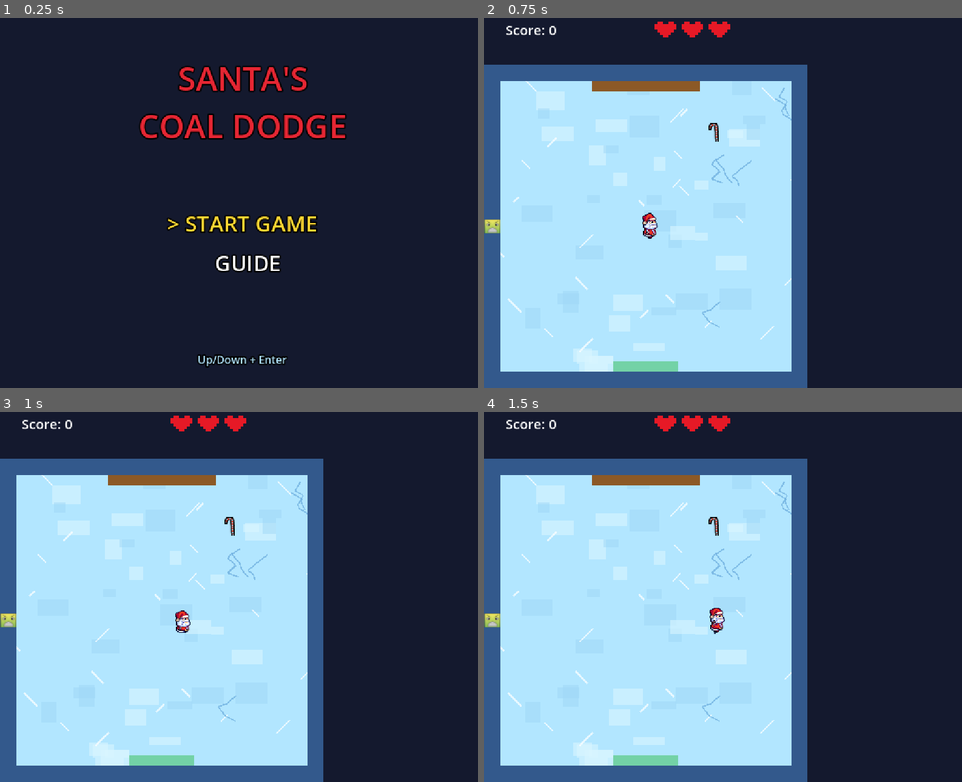
Above: before the commit, frames 1-4 (two rows, left to right).
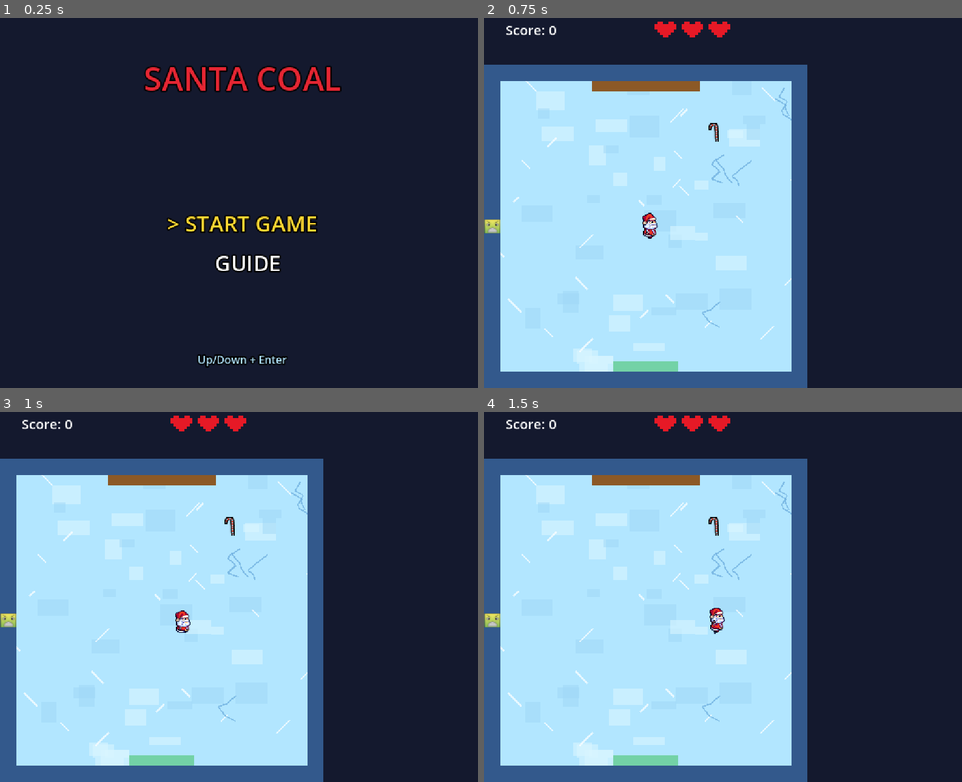
Above: after the commit, the same moments.

Repository: FredrikSundt-Hansen/game-jam-2026
Game: Godot game, scene res://menu.tscn
Two runs of this game, one before a commit and one after it. Both use one fixed random seed, a clock stepped at 60 frames per second and the inputs below.
Inputs:
- Up to frame 1 (0.25 s): no input
- Up to frame 2 (0.75 s): tap Enter (ui_accept) at 0.5 s; hold Right (ui_right) from 0.53 s (still down); tap Keypad Enter at 0.6 s
- Up to frame 3 (1 s): keep holding Right (ui_right); tap Enter (ui_accept) at 0.77 s
- Up to frame 4 (1.5 s): release Right (ui_right) at 1.28 s; hold Down (ui_down) from 1.28 s (still down); tap Space at 1.35 s

The runs differ from the first frame. In frame 1, 3.7% of the frame differs, in the area x 29-73%, y 13-33%; in frame 2, nothing differs; in frame 3, nothing differs; in frame 4, nothing differs.

Commit message:
Rename game to Santa Coal and strike through checked wish list items
Co-authored-by: Copilot <223556219+Copilot@users.noreply.github.com>

Diff:
--- a/menu.gd
+++ b/menu.gd
@@ -41,7 +41,7 @@
 	bg.color = Color(0.08, 0.1, 0.18)
 	bg.set_anchors_preset(Control.PRESET_FULL_RECT)
 	add_child(bg)
-	title = _make_label("SANTA'S\nCOAL DODGE", 36, Vector2(0, 50), Color(0.9, 0.15, 0.2))
+	title = _make_label("SANTA COAL", 36, Vector2(0, 50), Color(0.9, 0.15, 0.2))
 	for i in options.size():
 		option_labels.append(_make_label("", 24, Vector2(0, 220 + i * 44), Color.WHITE))
 	hint = _make_label("Up/Down + Enter", 12, Vector2(0, 380), Color(0.7, 0.9, 1))
--- a/project.godot
+++ b/project.godot
@@ -10,7 +10,7 @@
 
 [application]
 
-config/name="GameJamProsjekt"
+config/name="Santa Coal"
 run/main_scene="res://menu.tscn"
 config/features=PackedStringArray("4.7", "GL Compatibility")
 config/icon="res://icon.svg"
--- a/wish_list.gd
+++ b/wish_list.gd
@@ -29,13 +29,20 @@
 func mark_random_done() -> void:
 	var open_items: Array[Label] = []
 	for label: Label in _items_container.get_children():
-		if label.text.begins_with("• ") and not label.is_queued_for_deletion():
+		if label.get_child_count() == 0 and not label.is_queued_for_deletion():
 			open_items.append(label)
 	if open_items.is_empty():
 		return
 	var chosen: Label = open_items.pick_random()
-	chosen.text = "✓ " + chosen.text.trim_prefix("• ")
+	chosen.text = chosen.text.trim_prefix("• ")
 	chosen.modulate = Color(0.2, 0.55, 0.25, 0.7)
+	# Labels have no built-in strikethrough (and glyph-based ones break in exports), so draw a line.
+	var line := ColorRect.new()
+	line.color = Color(0.13, 0.11, 0.1, 1)
+	line.mouse_filter = Control.MOUSE_FILTER_IGNORE
+	line.size = Vector2(chosen.get_minimum_size().x, 1)
+	line.position = Vector2(0, roundf(chosen.get_minimum_size().y / 2.0))
+	chosen.add_child(line)
 
 
 func clear() -> void:
